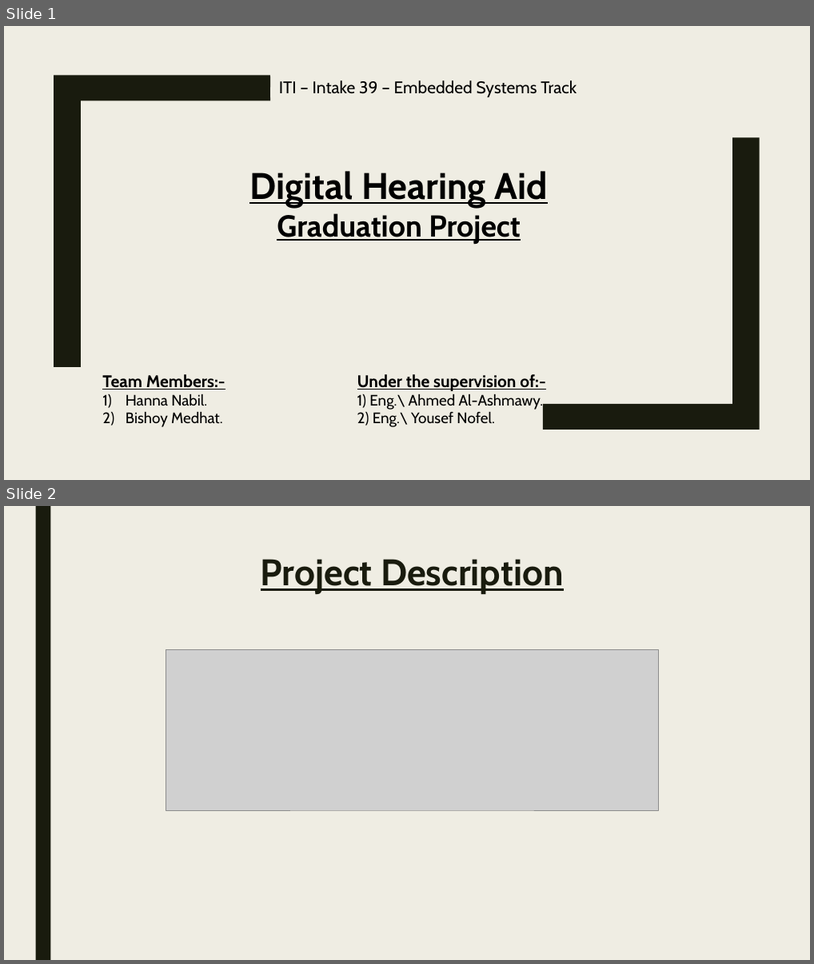
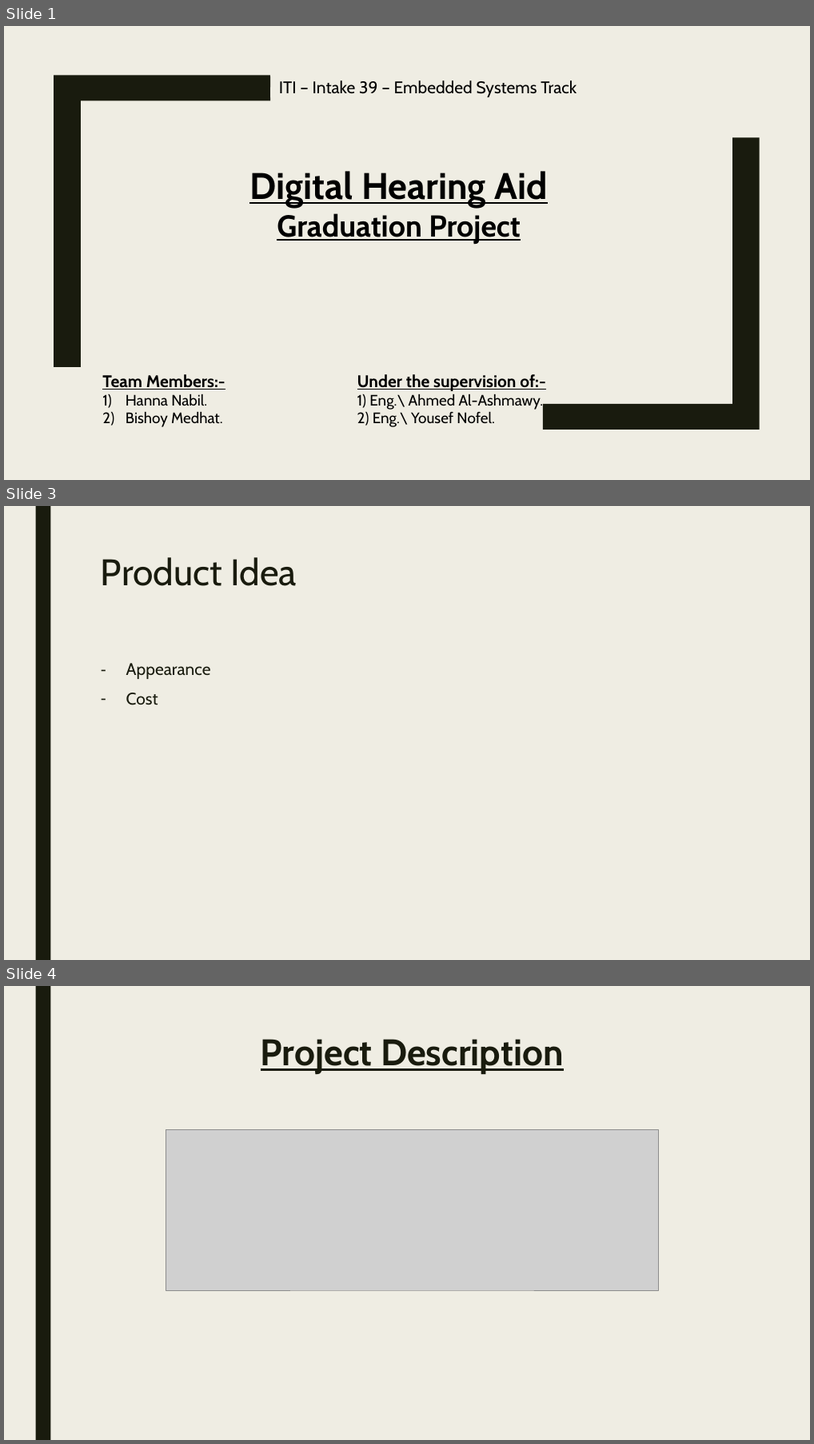
Before and after one commit to hananabilabd/Real-time-STM32-MEMS-MIC-Audio-Playback-DSP, a slide deck: Presentation.pptx. Shown one above the other, each under a label of ours: slides 1 and 2 before the commit, slides 1, 3 and 4 after it; the slides between them are not shown. The pictures are 814x964 and 814x1444 pixels, drawn with LibreOffice and Linux fonts; fonts in the diff are those of the drawing; grey boxes stand for pictures. Boxes give left, top, right and bottom in pixels: in the first picture for what was removed or moved away, otherwise in the second. Text is boxed around its words. In the diff, an @@ line names an element or a change of style, - is before the commit and + after.

```diff
--- a/Presentation.pptx
+++ b/Presentation.pptx
@@ slide 3 added at box(4, 506, 810, 960), background #EFEDE3; not listed: 1 template element that a slide beside it also shows @@
@@ title added at box(101, 557, 297, 586), 44 pt, text #191B0E @@
+Product Idea
@@ text added at box(126, 663, 211, 705), 20 pt, text #191B0E @@
+– Appearance
+– Cost
@@ what was slide 2 is now slide 4 @@
```
Also in this commit, not shown: 1 slide changed, 1 other slide added, 2 other files.
